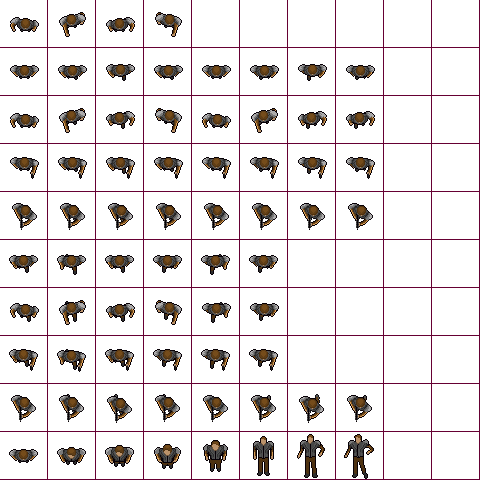
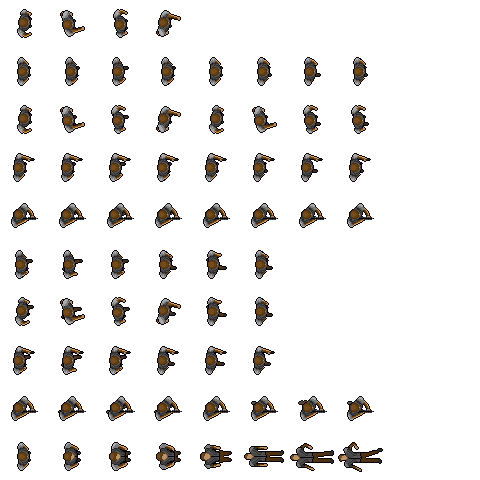
Before/after of a 480px x 480px layered artwork. What changed in the layer stack:
painted on "ss_48_48_punch" over [10, 9, 383, 472]
removed layer "ss_48_48_handgun" (1st of 2) over [10, 157, 375, 179]
removed layer "ss_48_48_rifle" (1st of 2) over [12, 203, 373, 230]
removed layer "ss_48_48_unarmed" (1st of 2) over [9, 254, 278, 275]
removed layer "ss_48_48_punch" (2nd of 2) over [10, 300, 279, 325]
removed layer "ss_48_48_handgun" (2nd of 2) over [9, 349, 278, 372]
removed layer "ss_48_48_rifle" (2nd of 2) over [11, 394, 372, 423]
removed layer "ss_48_48_death3" over [9, 434, 374, 479]
removed layer "punch" over [10, 12, 182, 37]
removed layer "ss_48_48_unarmed" (2nd of 2) over [10, 64, 375, 81]
hid "Layer 2" over [0, 0, 480, 480]
